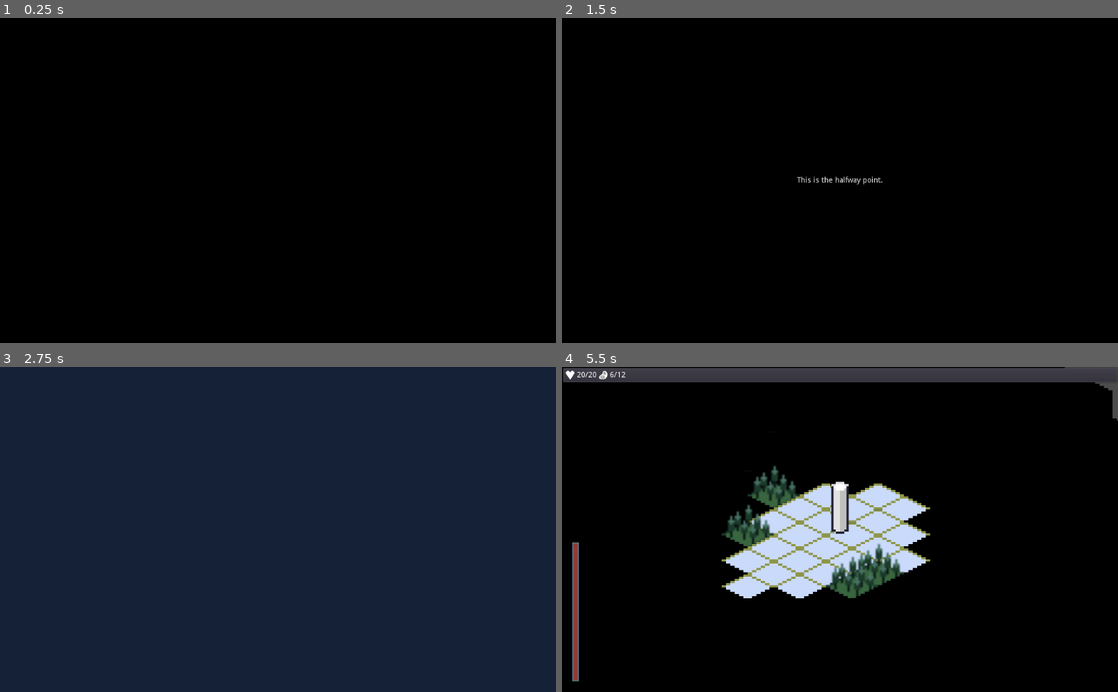
Above: before the commit, frames 1-4 (two rows, left to right).
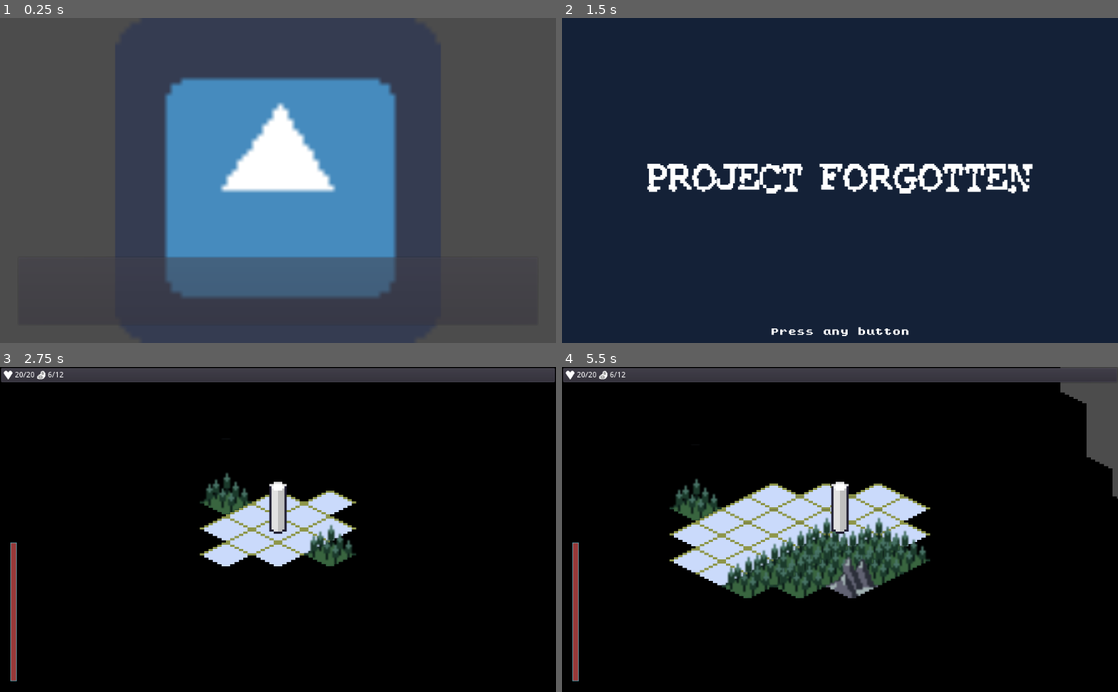
Above: after the commit, the same moments.

Repository: ZeeHatcher/project-forgotten
Game: Godot game, scene res://scenes/game_end/game_end.tscn
Two runs of this game, one before a commit and one after it. Both use one fixed random seed, a clock stepped at 60 frames per second and the inputs below. This scene is started directly instead of the project's main scene. The engine's default icon, where the game draws it, is replaced by a stand-in: a white triangle on a blue panel in a dark square.
Inputs (mouse positions are in pixels of both pictures, inside the frame that each line leads up to):
- Up to frame 1 (0.25 s): no input
- Up to frame 2 (1.5 s): tap Enter (ui_accept) at 0.5, 0.77 s; move the mouse to (962, 164) at 0.52 s; hold D (move_right) 0.53-1.28 s; click (962, 164) at 0.67 s; move the mouse to (728, 196) at 1.27 s; hold S (move_down) from 1.28 s (still down); click (728, 196) at 1.42 s
- Up to frame 3 (2.75 s): tap Enter (ui_accept) at 1.52 s; release S (move_down) at 2 s; click (105, 493) at 2 s, where only the run after the commit has a clickable "Start"
- Up to frame 4 (5.5 s): tap Enter (ui_accept) at 2.75, 4.25, 4.52, 5.27 s; move the mouse to (895, 458) at 2.77 s; hold D (move_right) 2.78-3.5 s; click (895, 458) at 2.92 s; click (667, 493) at 3.5 s, where only the run before the commit has a clickable "Start"; move the mouse to (812, 594) at 4.27 s; hold W (move_up) 4.28-5.03 s; click (812, 594) at 4.42 s; move the mouse to (1006, 578) at 5.02 s; hold A (move_left) from 5.03 s (still down); click (1006, 578) at 5.17 s

The runs differ from the first frame. In frame 1, 100% of the frame differs, in the area x 0-100%, y 0-100%; in frame 2, 100%; in frame 3, 100%; in frame 4, 10%.

Commit message:
feat: cutscene with image, animated label

Diff:
--- /dev/null
+++ b/data_models/cutscene_frame.gd
@@ -0,0 +1,6 @@
+class_name CutsceneFrame
+extends Resource
+
+
+export(Texture) var image
+export(Array, String, MULTILINE) var text
--- a/project.godot
+++ b/project.godot
@@ -9,6 +9,16 @@
 config_version=4
 
 _global_script_classes=[ {
+"base": "Label",
+"class": "AnimatedLabel",
+"language": "GDScript",
+"path": "res://ui/animated_label/animated_label.gd"
+}, {
+"base": "Resource",
+"class": "CutsceneFrame",
+"language": "GDScript",
+"path": "res://data_models/cutscene_frame.gd"
+}, {
 "base": "Resource",
 "class": "Event",
 "language": "GDScript",
@@ -75,6 +85,8 @@
 "path": "res://data_models/temperature.gd"
 } ]
 _global_script_class_icons={
+"AnimatedLabel": "",
+"CutsceneFrame": "",
 "Event": "",
 "EventBoard": "",
 "EventService": "",
--- a/scenes/game_end/game_end.tscn
+++ b/scenes/game_end/game_end.tscn
@@ -1,7 +1,14 @@
-[gd_scene load_steps=3 format=2]
+[gd_scene load_steps=6 format=2]
 
 [ext_resource path="res://ui/cutscene/cutscene.tscn" type="PackedScene" id=1]
 [ext_resource path="res://scenes/game_end/game_end.gd" type="Script" id=2]
+[ext_resource path="res://icon.png" type="Texture" id=3]
+[ext_resource path="res://data_models/cutscene_frame.gd" type="Script" id=4]
+
+[sub_resource type="Resource" id=1]
+script = ExtResource( 4 )
+image = ExtResource( 3 )
+text = [ "Once upon a time...", "The end." ]
 
 [node name="GameEnd" type="Control"]
 anchor_right = 1.0
@@ -9,5 +16,6 @@
 script = ExtResource( 2 )
 
 [node name="Cutscene" parent="." instance=ExtResource( 1 )]
+content = [ SubResource( 1 ) ]
 
 [connection signal="end" from="Cutscene" to="." method="_on_Cutscene_end"]
--- /dev/null
+++ b/ui/animated_label/animated_label.gd
@@ -0,0 +1,47 @@
+class_name AnimatedLabel
+extends Label
+
+
+export(String, MULTILINE) var full_text setget set_full_text
+export(int, 1000, 10000) var letters_per_second := 5000
+
+var _index = 0
+var _time_passed = 0.0
+
+onready var _time_required := 60.0 / letters_per_second
+
+
+func _process(delta: float) -> void:
+	if _index >= full_text.length():
+		return
+
+	if _time_passed >= _time_required:
+		while _time_passed >= _time_required:
+			_time_passed -= _time_required
+
+			if _index >= full_text.length():
+				break
+
+			_next_letter()
+	else:
+		_time_passed += delta
+
+
+func is_still_animating() -> bool:
+	return _index < full_text.length()
+
+
+func skip() -> void:
+	text = full_text
+	_index = full_text.length()
+
+
+func _next_letter():
+	text += full_text[_index]
+	_index += 1
+
+
+func set_full_text(val: String) -> void:
+	full_text = val
+	_index = 0
+	text = ""
--- a/ui/cutscene/cutscene.gd
+++ b/ui/cutscene/cutscene.gd
@@ -3,49 +3,72 @@
 
 signal end()
 
-export(Array, String, MULTILINE) var content: Array
+export(Array, Resource) var content: Array
 
 var _index := -1
+var _frame_controller: FrameController
 
-onready var _label := $CenterContainer/Label
-onready var _animation_player := $AnimationPlayer
-onready var _timer := $Timer
+onready var _image := $"TextureRect"
+onready var _label := $"%AnimatedLabel"
 
 
 func play() -> void:
-	_next()
+	next()
 
 
 func _input(event: InputEvent) -> void:
-	var is_mouse_click: bool = (
-			event is InputEventMouseButton
-			and event.button_index == BUTTON_LEFT
+	var is_pressed: bool = (
+			(event is InputEventMouseButton or event is InputEventKey)
 			and event.pressed
 	)
 
-	if is_mouse_click:
-		_timer.stop()
-		_next()
+	if is_pressed:
+		next()
 
 	get_tree().set_input_as_handled()
 
 
-func _next():
-	_animation_player.play("fade_out")
+func next() -> void:
+	if not _frame_controller:
+		_next_frame()
+	else:
+		var completed := _frame_controller.next()
+		if completed:
+			_next_frame()
+
+
+func _next_frame() -> void:
 	_index += 1
-
-	yield(_animation_player, "animation_finished")
-	_label.text = ""
-
 	if _index >= content.size():
 		emit_signal("end")
 		return
 
-	_label.text = content[_index]
-	_animation_player.play("fade_in")
-	yield(_animation_player, "animation_finished")
-	_timer.start()
+	_frame_controller = FrameController.new(_image, _label, content[_index])
 
 
-func _on_Timer_timeout() -> void:
-	_next()
+class FrameController:
+	var _image: TextureRect
+	var _label: AnimatedLabel
+	var _frame: CutsceneFrame
+	var _index := -1
+
+
+	func _init(image: TextureRect, label: AnimatedLabel, frame: CutsceneFrame) -> void:
+		_image = image
+		_label = label
+		_frame = frame
+		image.texture = frame.image
+
+
+	func next() -> bool:
+		if _label.is_still_animating():
+			_label.skip()
+			return false
+
+		_index += 1
+		if _index >= _frame.text.size():
+			return true
+
+		_label.full_text = _frame.text[_index]
+
+		return false
--- a/ui/cutscene/cutscene.tscn
+++ b/ui/cutscene/cutscene.tscn
@@ -1,81 +1,50 @@
-[gd_scene load_steps=5 format=2]
+[gd_scene load_steps=3 format=2]
 
 [ext_resource path="res://ui/cutscene/cutscene.gd" type="Script" id=1]
-
-[sub_resource type="Animation" id=1]
-resource_name = "RESET"
-tracks/0/type = "value"
-tracks/0/path = NodePath("CenterContainer/Label:modulate")
-tracks/0/interp = 1
-tracks/0/loop_wrap = true
-tracks/0/imported = false
-tracks/0/enabled = true
-tracks/0/keys = {
-"times": PoolRealArray( 0 ),
-"transitions": PoolRealArray( 1 ),
-"update": 0,
-"values": [ Color( 1, 1, 1, 1 ) ]
-}
-
-[sub_resource type="Animation" id=2]
-resource_name = "fade_in"
-tracks/0/type = "value"
-tracks/0/path = NodePath("CenterContainer/Label:modulate")
-tracks/0/interp = 1
-tracks/0/loop_wrap = true
-tracks/0/imported = false
-tracks/0/enabled = true
-tracks/0/keys = {
-"times": PoolRealArray( 0, 1 ),
-"transitions": PoolRealArray( 1, 1 ),
-"update": 0,
-"values": [ Color( 1, 1, 1, 0 ), Color( 1, 1, 1, 1 ) ]
-}
-
-[sub_resource type="Animation" id=3]
-resource_name = "fade_out"
-tracks/0/type = "value"
-tracks/0/path = NodePath("CenterContainer/Label:modulate")
-tracks/0/interp = 1
-tracks/0/loop_wrap = true
-tracks/0/imported = false
-tracks/0/enabled = true
-tracks/0/keys = {
-"times": PoolRealArray( 0, 1 ),
-"transitions": PoolRealArray( 1, 1 ),
-"update": 0,
-"values": [ Color( 1, 1, 1, 1 ), Color( 1, 1, 1, 0 ) ]
-}
+[ext_resource path="res://ui/animated_label/animated_label.gd" type="Script" id=3]
 
 [node name="Cutscene" type="Control"]
 anchor_right = 1.0
 anchor_bottom = 1.0
 script = ExtResource( 1 )
-content = [ "This is the beginning.", "This is the halfway point.", "This is the end." ]
 
-[node name="ColorRect" type="ColorRect" parent="."]
+[node name="TextureRect" type="TextureRect" parent="."]
 anchor_right = 1.0
 anchor_bottom = 1.0
-color = Color( 0, 0, 0, 1 )
+expand = true
+stretch_mode = 6
 
-[node name="CenterContainer" type="CenterContainer" parent="."]
+[node name="MarginContainer" type="MarginContainer" parent="."]
+anchor_top = 1.0
 anchor_right = 1.0
 anchor_bottom = 1.0
+grow_vertical = 0
+custom_constants/margin_right = 32
+custom_constants/margin_left = 32
+custom_constants/margin_bottom = 32
 
-[node name="Label" type="Label" parent="CenterContainer"]
-margin_left = 512.0
-margin_top = 293.0
-margin_right = 512.0
-margin_bottom = 307.0
-align = 1
+[node name="PanelContainer" type="PanelContainer" parent="MarginContainer"]
+self_modulate = Color( 1, 1, 1, 0.537255 )
+margin_left = 32.0
+margin_right = 992.0
+margin_bottom = 128.0
+rect_min_size = Vector2( 0, 128 )
 
-[node name="AnimationPlayer" type="AnimationPlayer" parent="."]
-anims/RESET = SubResource( 1 )
-anims/fade_in = SubResource( 2 )
-anims/fade_out = SubResource( 3 )
+[node name="MarginContainer" type="MarginContainer" parent="MarginContainer/PanelContainer"]
+margin_left = 7.0
+margin_top = 7.0
+margin_right = 953.0
+margin_bottom = 121.0
+custom_constants/margin_right = 8
+custom_constants/margin_top = 8
+custom_constants/margin_left = 8
+custom_constants/margin_bottom = 8
 
-[node name="Timer" type="Timer" parent="."]
-wait_time = 5.0
-one_shot = true
-
-[connection signal="timeout" from="Timer" to="." method="_on_Timer_timeout"]
+[node name="AnimatedLabel" type="Label" parent="MarginContainer/PanelContainer/MarginContainer"]
+unique_name_in_owner = true
+margin_left = 8.0
+margin_top = 8.0
+margin_right = 938.0
+margin_bottom = 106.0
+size_flags_vertical = 1
+script = ExtResource( 3 )
